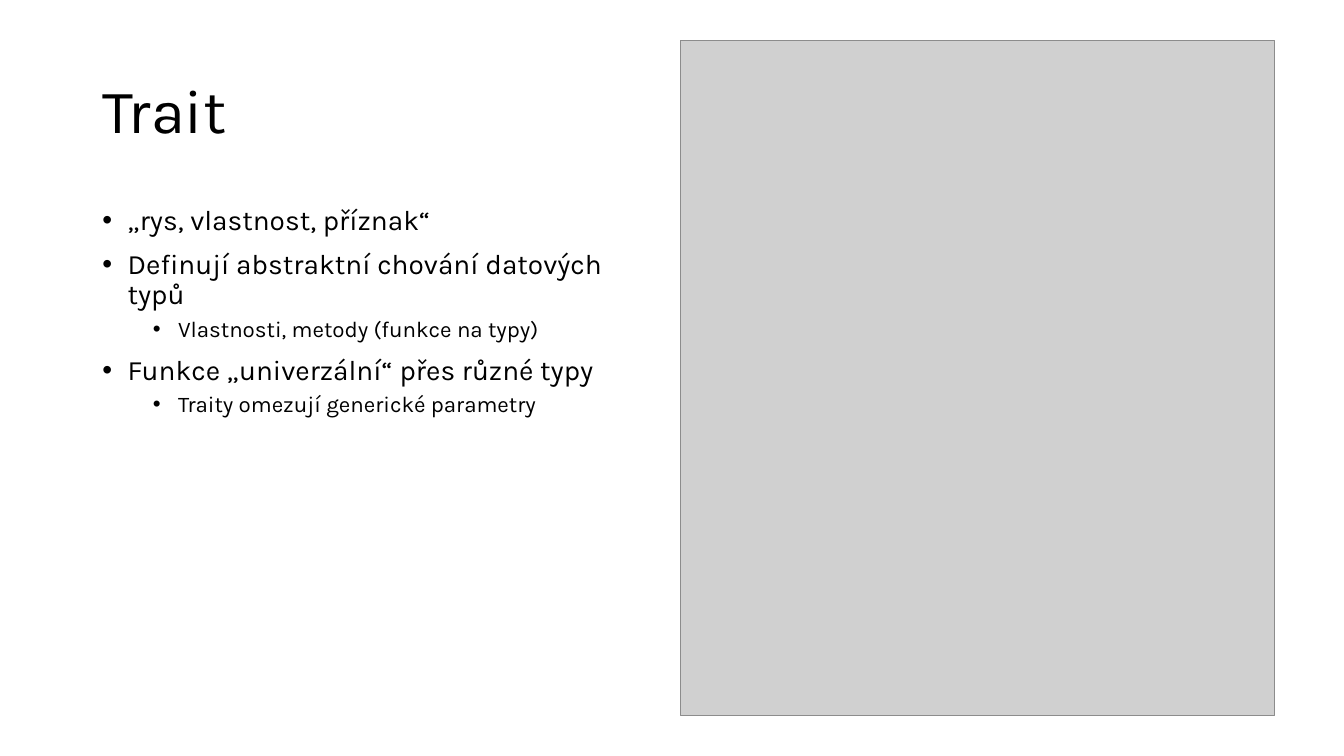
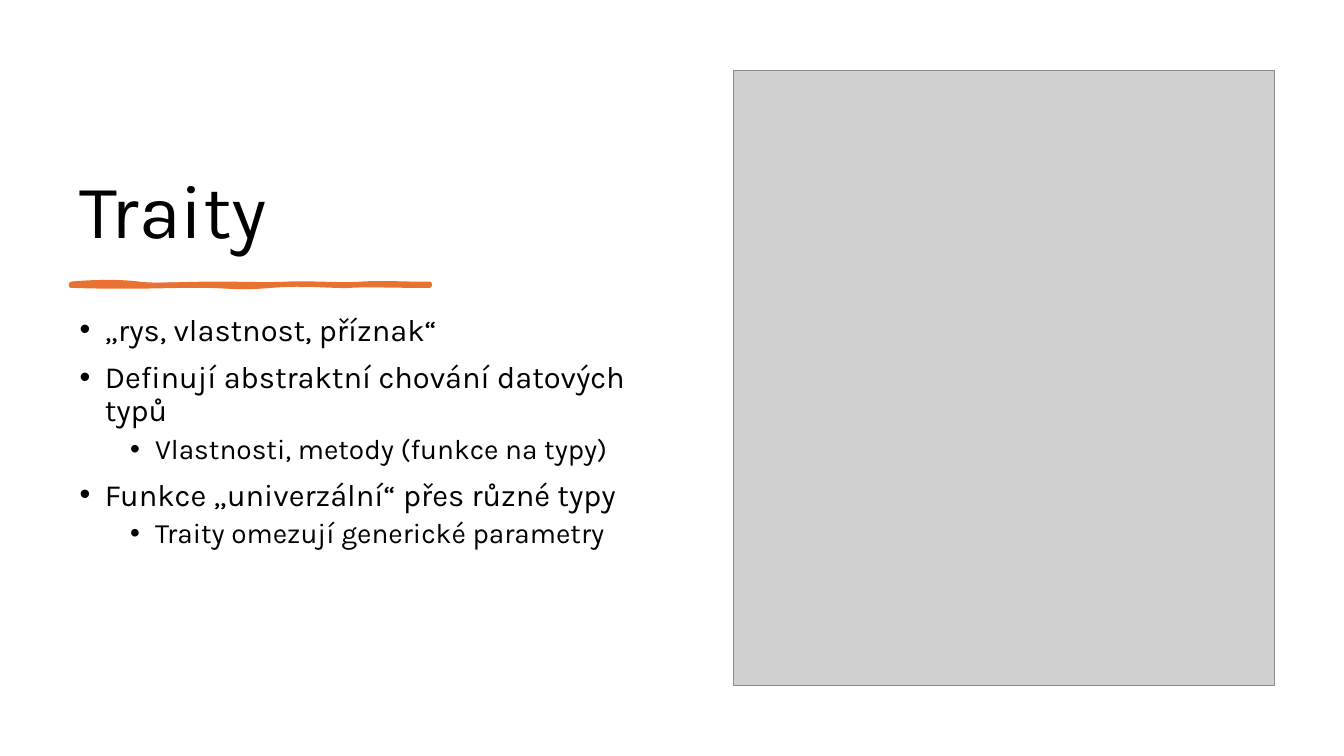
Before and after one commit to creeper6530/maturitni-projekt-docs, a slide deck: slide 7 of Prezentace.pptx. Drawn at 1344x756 pixels with LibreOffice and Linux fonts; fonts in the diff are those of the drawing; grey boxes stand for pictures. Boxes give left, top, right and bottom in pixels: in the first picture for what was removed or moved away, otherwise in the second. Text is boxed around its words. In the diff, an @@ line names an element or a change of style, - is before the commit and + after.

Commit message:
Hopefully finished PPTX on traits now.

```diff
--- a/Prezentace.pptx
+++ b/Prezentace.pptx
@@ title "Traity" at box(80, 186, 267, 257): vertical alignment middle to bottom @@
@@ picture: place and size @@
-picture at box(681, 40, 1275, 716)
+picture at box(734, 71, 1274, 686)
@@ title at box(80, 186, 267, 257): text changed; size 44 to 54 pt @@
-Trait
+Traity
@@ freeform shape added at box(71, 283, 430, 285), fill #E97132, outline #E97132 3 pt @@
@@ text "„rys, vlastnost, příznak“": place and size @@
-text "„rys, vlastnost, příznak“" at box(128, 208, 601, 418)
+text "„rys, vlastnost, příznak“" at box(105, 317, 625, 550)
@@ text "„rys, vlastnost, příznak“" at box(105, 317, 625, 550): size 20 to 22 pt in "„rys, vlastnost, příznak“", "Definují abstraktní chování datových typů", "Funkce „univerzální“ přes různé typy"; size 16 to 20 pt in "Vlastnosti, metody (funkce na typy)", "Traity omezují generické parametry" @@
```
Also in this commit, not shown: 6 slides added, 5 other files.
